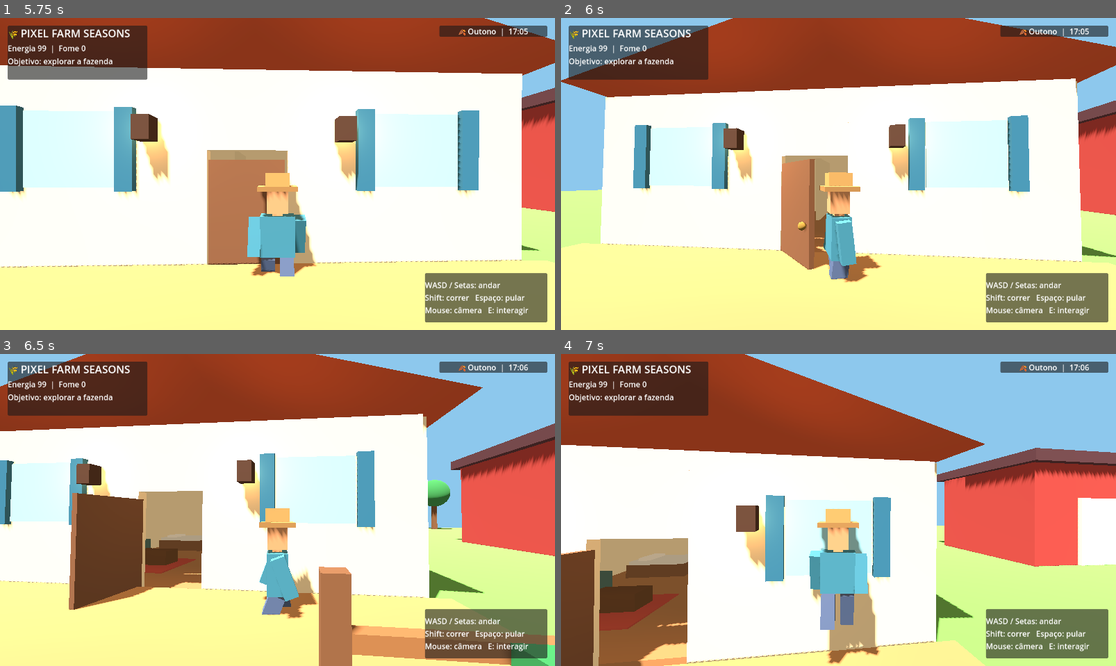
Above: before the commit, frames 1-4 (two rows, left to right).
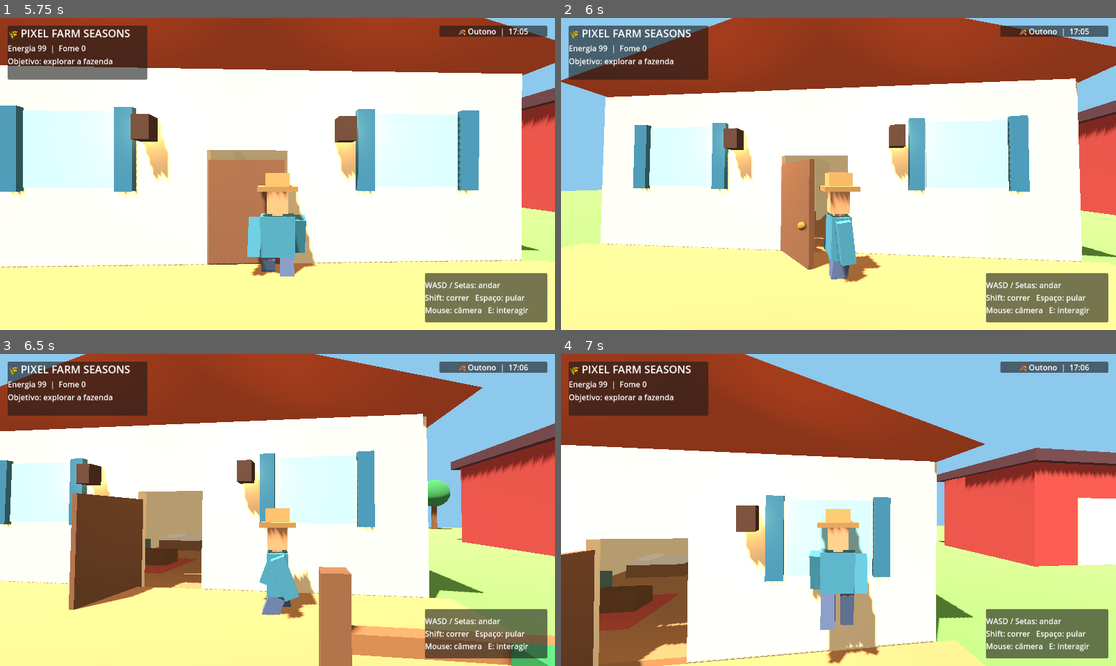
Above: after the commit, the same moments.

Repository: juniordev830/pixel-farm-seasons
Game: Godot game, scene res://main.tscn
The game is run twice, just before and just after one commit, with the same random seed, the same clock (stepped at 60 frames per second) and the same inputs.
Inputs (mouse positions are in pixels of both pictures, inside the frame that each line leads up to):
- Up to frame 1 (5.75 s): tap Enter (ui_accept) at 0.5, 0.77, 1.52, 3.02, 3.77, 4.52 s; move the mouse to (305, 174) at 0.52 s; hold Shift 0.53-1.28 s; hold Up (ui_up) from 0.53 s (still down); move the mouse to (249, 174) at 1.27 s; tap E at 1.35, 3.6 s; move the mouse to (288, 167) at 2.02 s; hold Space 2.03-2.78 s; move the mouse to (271, 180) at 2.77 s; tap Shift at 2.85 s; move the mouse to (316, 177) at 3.52 s; move the mouse to (233, 170) at 4.27 s; tap Space at 4.35 s; move the mouse to (283, 174) at 5.02 s; hold Shift from 5.03 s (still down)
- Up to frame 2 (6 s): move the mouse to (816, 167) at 5.77 s; release Up (ui_up) at 5.78 s; release Shift at 5.78 s; hold Right (ui_right) from 5.78 s (still down); tap E at 5.85 s
- Up to frame 3 (6.5 s): keep holding Right (ui_right); tap Enter (ui_accept) at 6.02 s
- Up to frame 4 (7 s): move the mouse to (866, 510) at 6.52 s; release Right (ui_right) at 6.53 s; hold Up (ui_up) from 6.53 s (still down); hold Space from 6.53 s (still down); tap Enter (ui_accept) at 6.77 s

Frame 1 is identical in both runs. In frame 2, less than 0.1% of the frame differs, in the area x 0-100%, y 0-84%; in frame 3, 0.1%, in the area x 0-100%, y 0-100%; in frame 4, less than 0.1%.
Error in both runs: Invalid access to property or key 'environment' on a base object of type 'null instance'. (res://day_night_controller.gd:46)

Commit message:
feat: integrate interactive bed into farmhouse

Diff:
--- a/godot/main.tscn
+++ b/godot/main.tscn
@@ -18,6 +18,8 @@
 
 [ext_resource type="Script" path="res://interactive_fridge.gd" id="12"]
 
+[ext_resource type="Script" path="res://interactive_bed.gd" id="13"]
+
 [node name="Main" type="Node3D"]
 
 [node name="Environment" type="Node3D" parent="."]
@@ -34,6 +36,9 @@
 
 [node name="InteractiveFridge" type="StaticBody3D" parent="."]
 script = ExtResource("12")
+
+[node name="InteractiveBed" type="StaticBody3D" parent="."]
+script = ExtResource("13")
 
 [node name="FarmhouseInterior" type="Node3D" parent="."]
 script = ExtResource("9")
Not shown: 1 places in godot/main.tscn that only renumber resources
